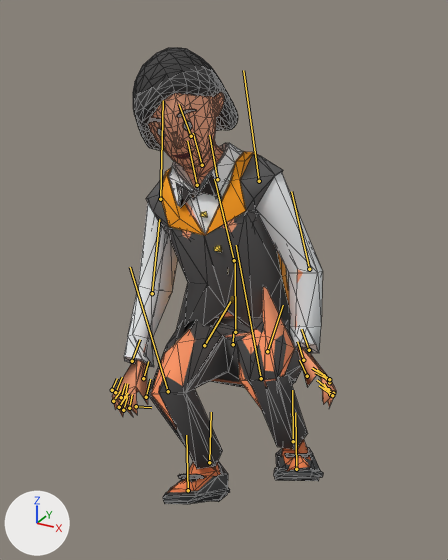
What one commit did to the glTF model public/models/supplied/service.glb.
One viewpoint serves both versions: a 50 mm camera at (0.73, -1.494, 1.444) aimed at (-0.008, -0.153, 0.774). Every picture has the same lights, and +X, +Y and +Z are marked at lower left. The picture after the commit comes second. Both versions are drawn at frame 48 of the action 'Sit'; the numbers are the values there. The bones that change, and the others that lie on the model, are drawn over the model as lines. Mesh edges are drawn as thin lines.

The first picture shows 'CivilianBody'.
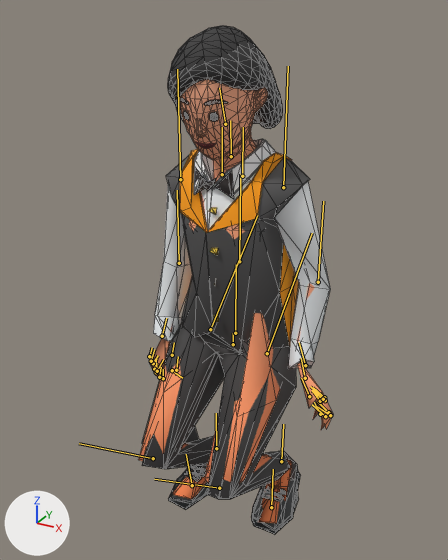
What changed in the scene script:
```text
Change bone_hips:
    where bone_hips = bpy.data.objects['Canonical civilian'].pose.bones['Hips']  # child of 'Root'
    bone_hips.rotation_quaternion: (0.923, -0.344, 0.123, 0.118) -> (1.0, 0.0, 0.0, 0.0)  # degrees (-40, 18, 8) -> degrees (0, 0, 0)
Change bone_leftupleg:
    where bone_leftupleg = bpy.data.objects['Canonical civilian'].pose.bones['LeftUpLeg']  # child of 'Hips'
    bone_leftupleg.rotation_quaternion: (0.889, -0.457, 0.0, 0.0) -> (0.911, -0.412, 0.0, 0.0)  # degrees (-54, 0, 0) -> degrees (-49, 0, 0)
Change bone_leftleg:
    where bone_leftleg = bpy.data.objects['Canonical civilian'].pose.bones['LeftLeg']  # child of 'LeftUpLeg'
    bone_leftleg.rotation_quaternion: (0.582, 0.813, 0.0, 0.0) -> (0.66, 0.751, 0.0, 0.0)  # degrees (109, 0, 0) -> degrees (97, 0, 0)
Change bone_leftfoot:
    where bone_leftfoot = bpy.data.objects['Canonical civilian'].pose.bones['LeftFoot']  # child of 'LeftLeg'
    bone_leftfoot.rotation_quaternion: (0.889, -0.457, 0.0, 0.0) -> (0.911, -0.412, 0.0, 0.0)  # degrees (-54, 0, 0) -> degrees (-49, 0, 0)
Change bone_spine:
    where bone_spine = bpy.data.objects['Canonical civilian'].pose.bones['Spine']  # child of 'Hips'
    bone_spine.rotation_quaternion: (0.978, 0.203, 0.051, -0.019) -> (1.0, 0.0, 0.0, 0.0)  # degrees (23, 6, -1) -> degrees (0, 0, 0)
Change bone_spine1:
    where bone_spine1 = bpy.data.objects['Canonical civilian'].pose.bones['Spine1']  # child of 'Spine'
    bone_spine1.rotation_quaternion: (0.983, 0.146, -0.072, 0.085) -> (1.0, 0.0, 0.0, 0.0)  # degrees (16, -10, 9) -> degrees (0, 0, 0)
Change bone_leftshoulder:
    where bone_leftshoulder = bpy.data.objects['Canonical civilian'].pose.bones['LeftShoulder']  # child of 'Spine1'
    bone_leftshoulder.rotation_quaternion: (0.998, 0.023, -0.04, -0.037) -> (1.0, 0.0, 0.0, 0.0)  # degrees (3, -4, -4) -> degrees (0, 0, 0)
Change bone_leftarm:
    where bone_leftarm = bpy.data.objects['Canonical civilian'].pose.bones['LeftArm']  # child of 'LeftShoulder'
    bone_leftarm.rotation_quaternion: (0.981, -0.057, -0.184, 0.022) -> (1.0, 0.0, 0.0, 0.0)  # degrees (-7, -21, 4) -> degrees (0, 0, 0)
Change bone_leftforearm:
    where bone_leftforearm = bpy.data.objects['Canonical civilian'].pose.bones['LeftForeArm']  # child of 'LeftArm'
    bone_leftforearm.rotation_quaternion: (0.999, 0.032, -0.012, 0.04) -> (1.0, 0.0, 0.0, 0.0)  # degrees (4, -2, 5) -> degrees (0, 0, 0)
Change bone_rightshoulder:
    where bone_rightshoulder = bpy.data.objects['Canonical civilian'].pose.bones['RightShoulder']  # child of 'Spine1'
    bone_rightshoulder.rotation_quaternion: (0.996, -0.014, -0.082, -0.011) -> (1.0, 0.0, 0.0, 0.0)  # degrees (-2, -9, -1) -> degrees (0, 0, 0)
Change bone_rightarm:
    where bone_rightarm = bpy.data.objects['Canonical civilian'].pose.bones['RightArm']  # child of 'RightShoulder'
    bone_rightarm.rotation_quaternion: (0.982, -0.184, 0.023, -0.043) -> (1.0, 0.0, 0.0, 0.0)  # degrees (-21, 2, -5) -> degrees (0, 0, 0)
Change bone_rightforearm:
    where bone_rightforearm = bpy.data.objects['Canonical civilian'].pose.bones['RightForeArm']  # child of 'RightArm'
    bone_rightforearm.rotation_quaternion: (0.996, -0.047, 0.073, -0.018) -> (1.0, 0.0, 0.0, 0.0)  # degrees (-6, 8, -2) -> degrees (0, 0, 0)
Change bone_rightupleg:
    where bone_rightupleg = bpy.data.objects['Canonical civilian'].pose.bones['RightUpLeg']  # child of 'Hips'
    bone_rightupleg.rotation_quaternion: (0.889, -0.457, 0.0, 0.0) -> (0.911, -0.412, 0.0, 0.0)  # degrees (-54, 0, 0) -> degrees (-49, 0, 0)
Change bone_rightleg:
    where bone_rightleg = bpy.data.objects['Canonical civilian'].pose.bones['RightLeg']  # child of 'RightUpLeg'
    bone_rightleg.rotation_quaternion: (0.582, 0.813, 0.0, 0.0) -> (0.66, 0.751, 0.0, 0.0)  # degrees (109, 0, 0) -> degrees (97, 0, 0)
Change bone_rightfoot:
    where bone_rightfoot = bpy.data.objects['Canonical civilian'].pose.bones['RightFoot']  # child of 'RightLeg'
    bone_rightfoot.rotation_quaternion: (0.889, -0.457, 0.0, 0.0) -> (0.911, -0.412, 0.0, 0.0)  # degrees (-54, 0, 0) -> degrees (-49, 0, 0)
```

Pixel boxes (x1, y1, x2, y2) of what changed, in the pictures (448 x 560 px):
'CivilianBody', posed (13% narrower, 11% taller): before (112, 48, 336, 504); after (139, 26, 333, 534)
bone 'Hips', root to tip: before (233, 344) to (233, 331); after (233, 344) to (233, 333)
bone 'LeftUpLeg', root to tip: before (267, 351) to (283, 305); after (267, 353) to (312, 233)
bone 'LeftLeg', root to tip: before (261, 378) to (236, 245); after (219, 488) to (154, 479)
bone 'LeftFoot', root to tip: before (293, 441) to (292, 390); after (281, 461) to (283, 424)
bone 'Spine', root to tip: before (235, 332) to (235, 260); after (235, 333) to (236, 264)
bone 'Spine1', root to tip: before (234, 260) to (214, 179); after (239, 261) to (240, 174)
bone 'LeftShoulder', root to tip: before (217, 179) to (209, 135); after (242, 176) to (243, 127)
bone 'LeftArm', root to tip: before (259, 181) to (243, 70); after (283, 187) to (288, 66)
bone 'LeftForeArm', root to tip: before (309, 269) to (291, 191); after (318, 282) to (323, 201)
bone 'RightShoulder', root to tip: before (197, 185) to (187, 140); after (222, 174) to (222, 127)
bone 'RightArm', root to tip: before (160, 199) to (163, 100); after (180, 179) to (177, 69)
bone 'RightForeArm', root to tip: before (152, 293) to (159, 219); after (179, 263) to (177, 190)
bone 'RightUpLeg', root to tip: before (204, 345) to (230, 301); after (210, 329) to (257, 215)
bone 'RightLeg', root to tip: before (168, 391) to (130, 267); after (153, 458) to (79, 443)
bone 'RightFoot', root to tip: before (209, 462) to (211, 412); after (216, 448) to (216, 413)
